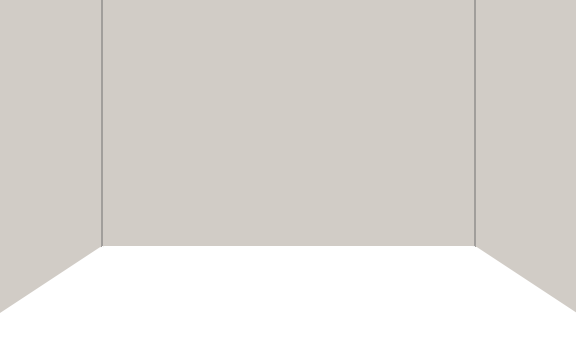
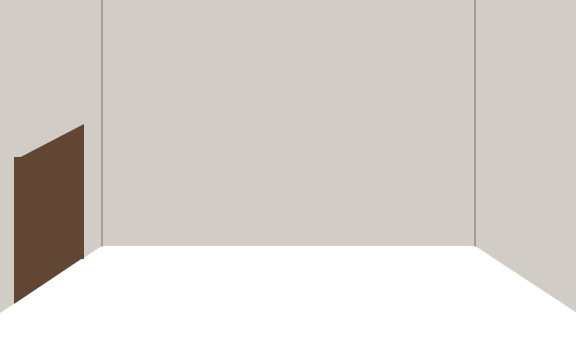
Comparing the layer stacks of the two 576×360 images. Changes:
added layer "Rectangle 3" above "door copy" over [14, 157, 84, 259]
added layer "door copy" above "door" over [14, 124, 84, 197]
added layer "door" above "Triangle 2 copy" over [14, 210, 84, 304]
